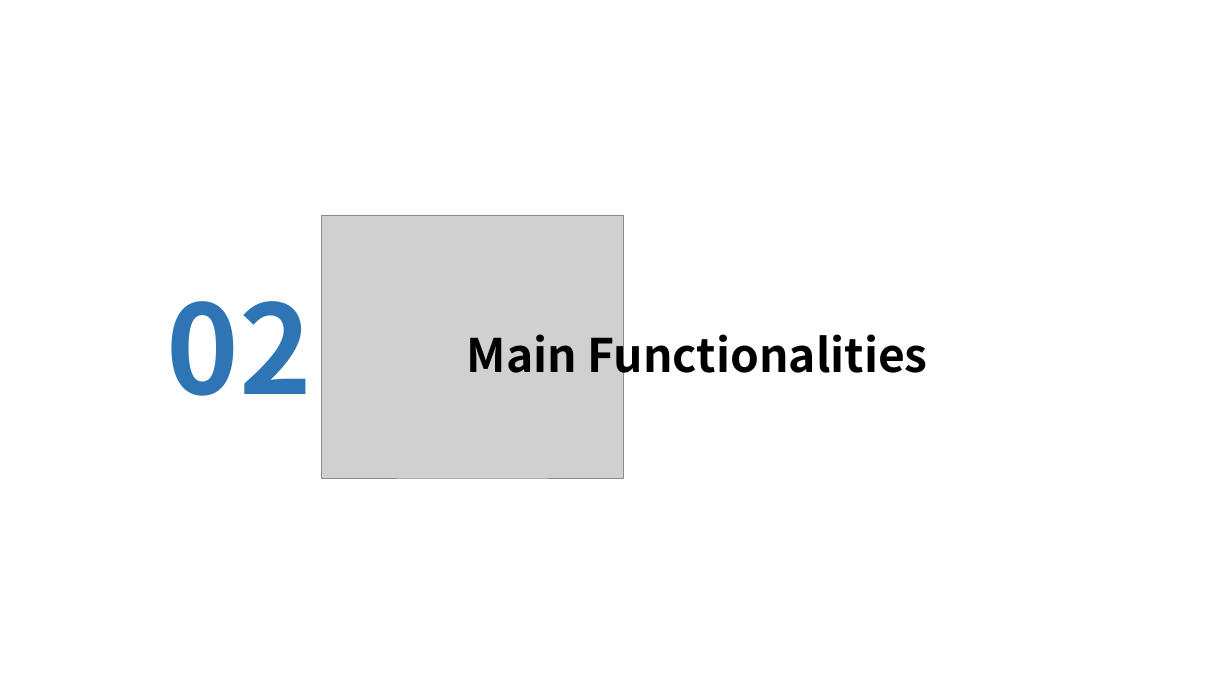
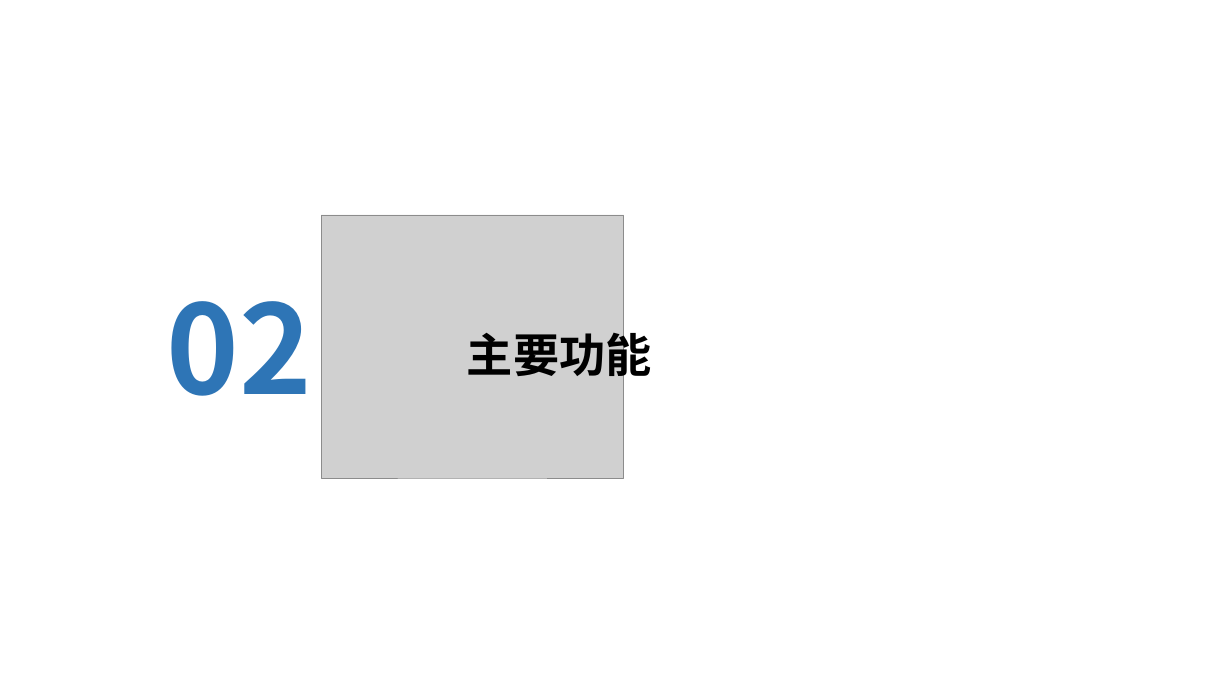
Before and after one commit to Yuen647/Momento, a slide deck: slide 8 of proposal-doc/12组-Momento.pptx. Drawn at 1232x693 pixels with LibreOffice and Linux fonts; fonts in the diff are those of the drawing; grey boxes stand for pictures; background and template pictures are left out. Boxes give left, top, right and bottom in pixels: in the first picture for what was removed or moved away, otherwise in the second. Text is boxed around its words. In the diff, an @@ line names an element or a change of style, - is before the commit and + after.

```diff
--- a/proposal-doc/12组-Momento.pptx
+++ b/proposal-doc/12组-Momento.pptx
@@ text at (x1=467, y1=325, x2=652, y2=384): text changed @@
-Main Functionalities
+主要功能
```
Also in this commit, not shown: 7 other slides changed, 14 slides added, 12 slides removed, 19 other files.
